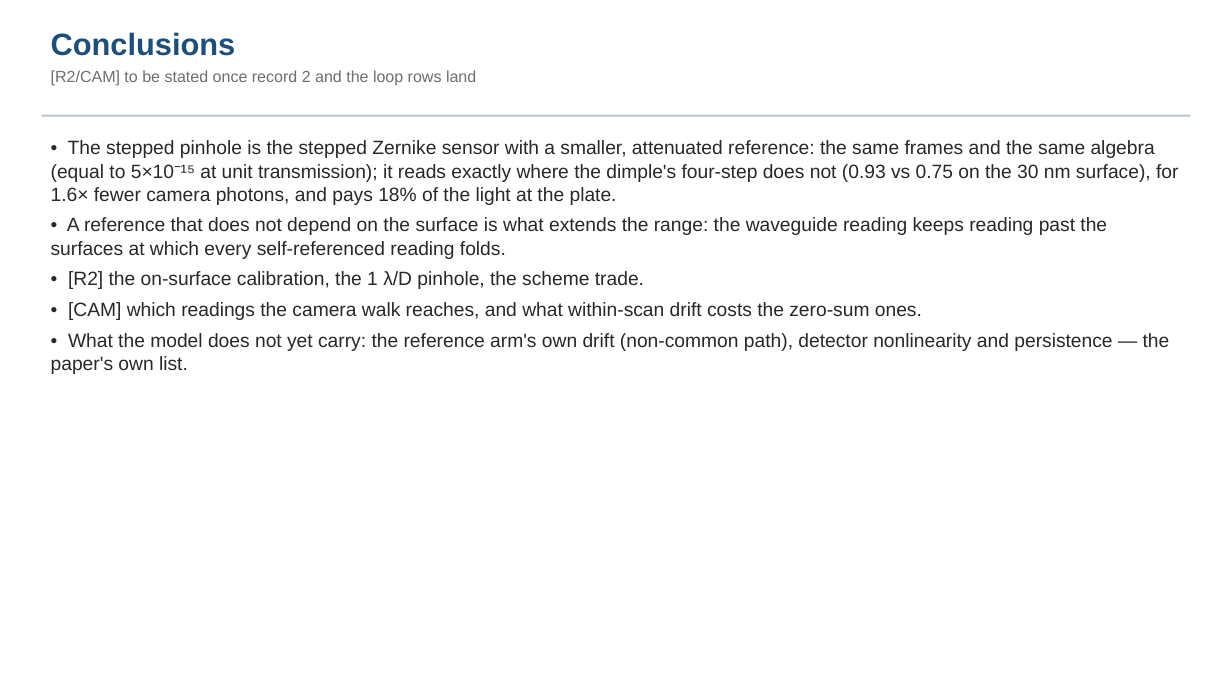
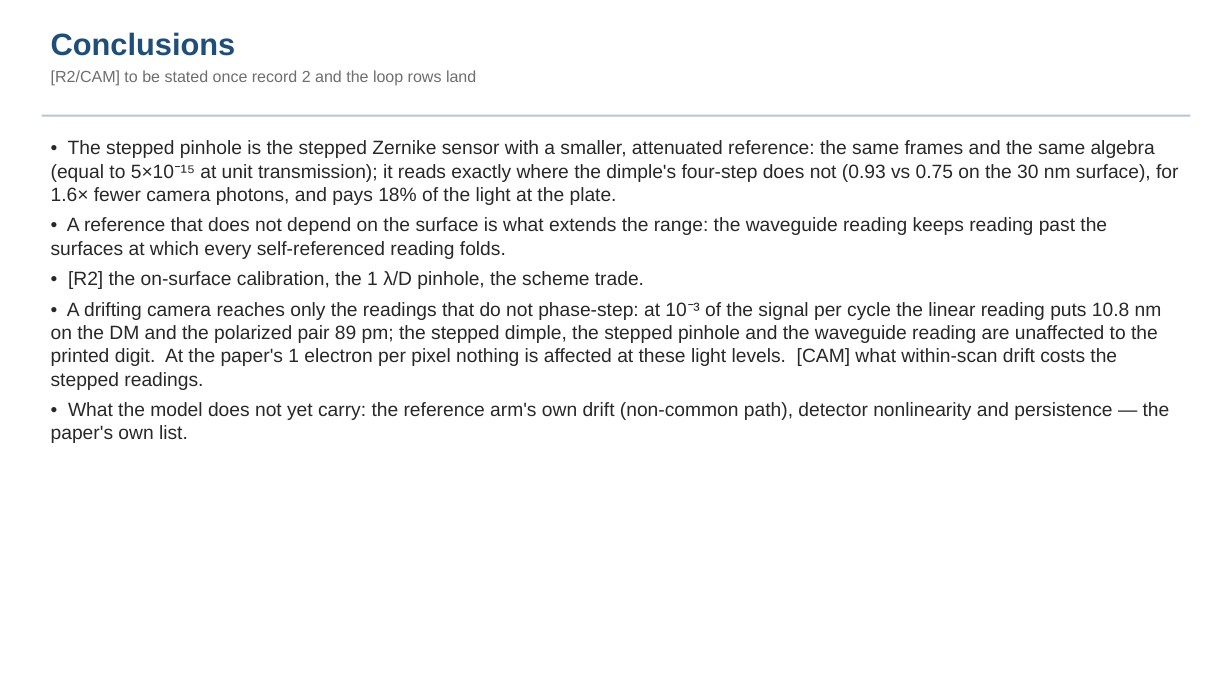
Before and after one commit to nasa-jpl/macos, a slide deck: slide 11 of demo_session/deck_pdi.pptx (slide 9 before the commit). Drawn at 1232x693 pixels with LibreOffice and Linux fonts; fonts in the diff are those of the drawing. Boxes give left, top, right and bottom in pixels: in the first picture for what was removed or moved away, otherwise in the second. Text is boxed around its words. In the diff, an @@ line names an element or a change of style, - is before the commit and + after.

```diff
--- a/demo_session/deck_pdi.pptx
+++ b/demo_session/deck_pdi.pptx
@@ text at <box>51,302,1162,390</box>: text changed @@
-• [CAM] which readings the camera walk reaches, and what within-scan drift costs the zero-sum ones.
+• A drifting camera reaches only the readings that do not phase-step: at 10⁻³ of the signal per cycle the linear reading puts 10.8 nm on the DM and the polarized pair 89 pm; the stepped dimple, the stepped pinhole and the waveguide reading are unaffected to the printed digit. At the paper's 1 electron per pixel nothing is affected at these light levels. [CAM] what within-scan drift costs the stepped readings.
```
Also in this commit, not shown: 1 other slide changed, 2 slides added, 4 other files.
